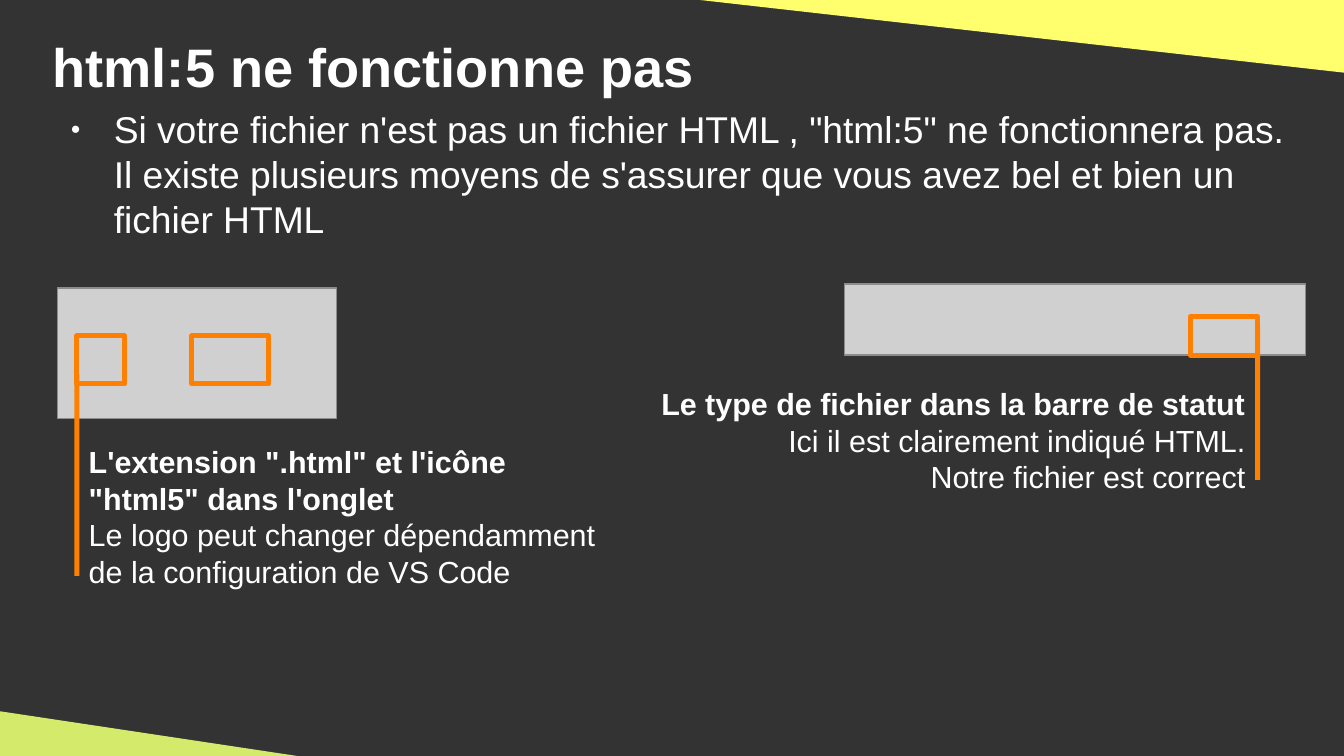
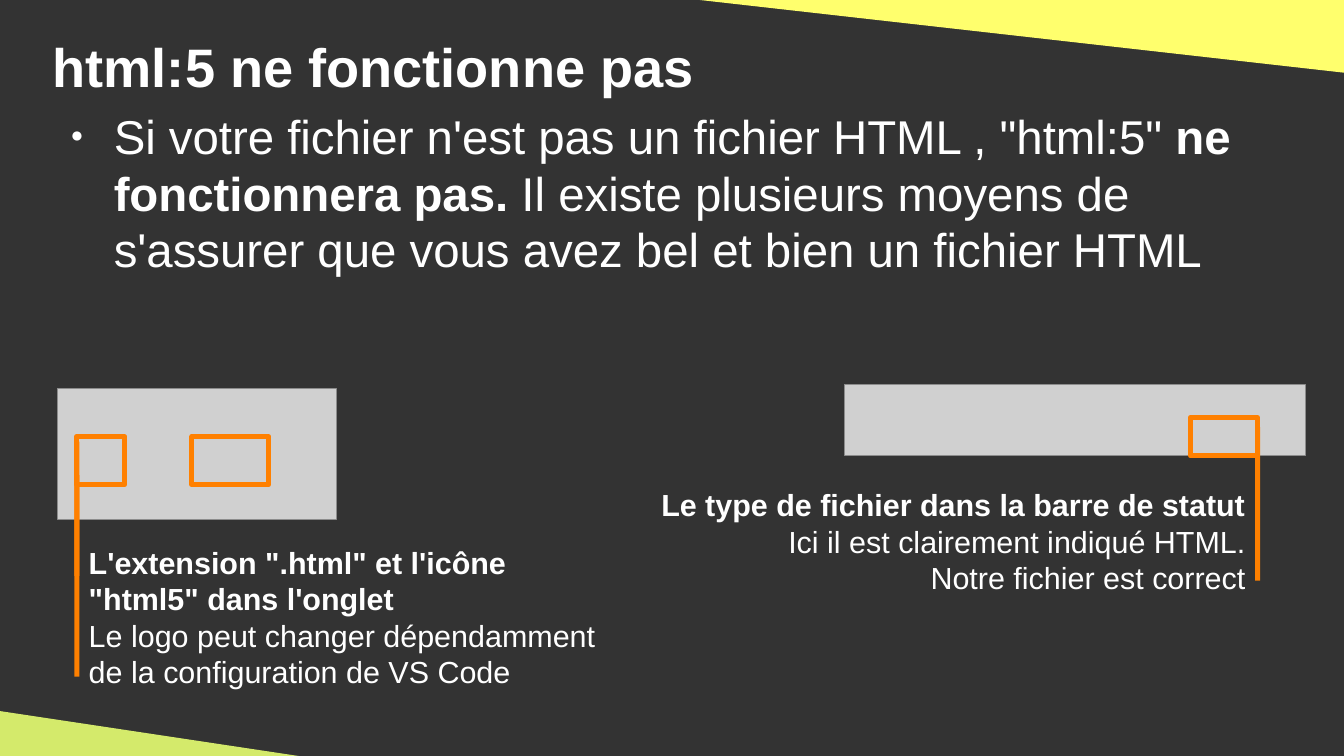
Before and after one commit to DanYellow/cours, a slide deck: slide 17 of didacticiels-generaux/vs-code.odp. Drawn at 1344x756 pixels with LibreOffice and Linux fonts; fonts in the diff are those of the drawing; grey boxes stand for pictures. Boxes give left, top, right and bottom in pixels: in the first picture for what was removed or moved away, otherwise in the second. Text is boxed around its words. In the diff, an @@ line names an element or a change of style, - is before the commit and + after.

```diff
--- a/didacticiels-generaux/vs-code.odp
+++ b/didacticiels-generaux/vs-code.odp
@@ text "Si votre fichier n'est pas ..." at (114, 119, 1230, 277): size 22 to 28 pt; bold on in "ne fonctionnera pas." @@
@@ 3 rectangles, 2 pictures, 2 texts, 1 line: place and size @@
-3 rectangles, 2 pictures, 2 texts, 1 line at (57, 284, 1306, 589)
+3 rectangles, 2 pictures, 2 texts, 1 line at (57, 385, 1306, 689)
@@ line moved from (77, 374) - (77, 576) to (77, 441) - (77, 576) @@
@@ line added from (77, 476) to (77, 677), #FF8000 3 pt @@
```
Also in this commit, not shown: 2 other slides changed, 3 slides added, 27 other files.
